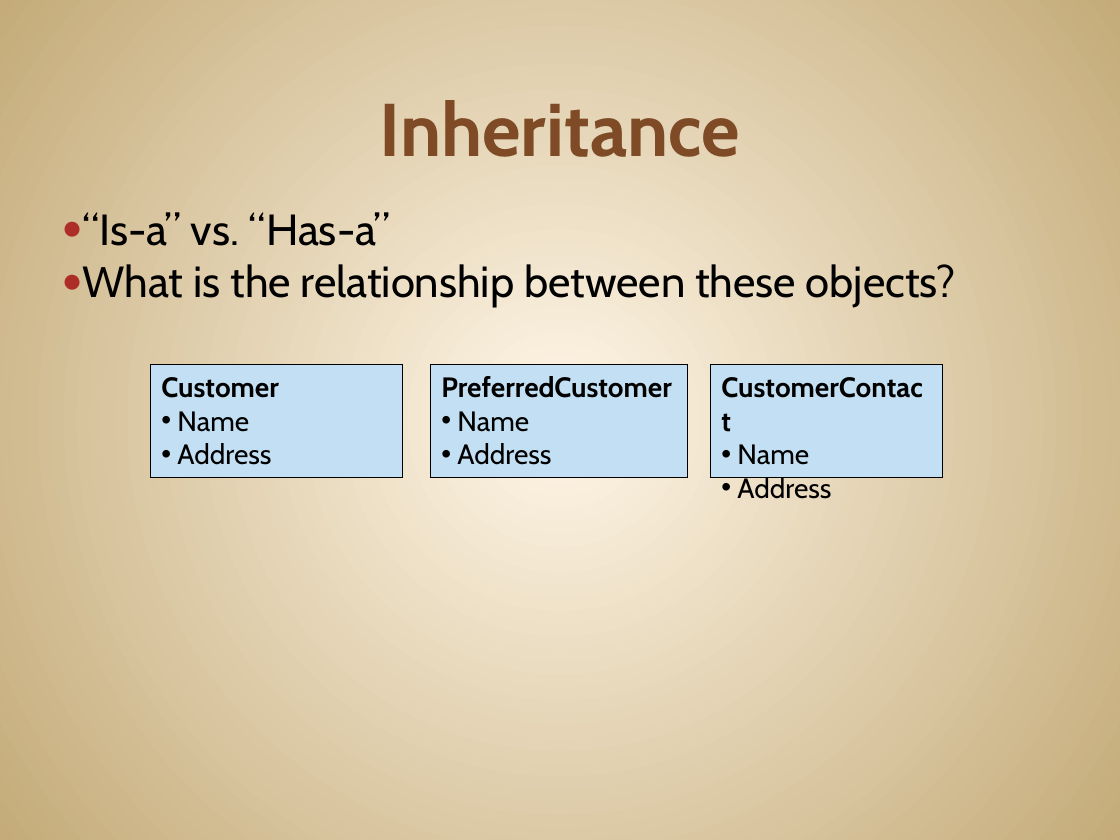
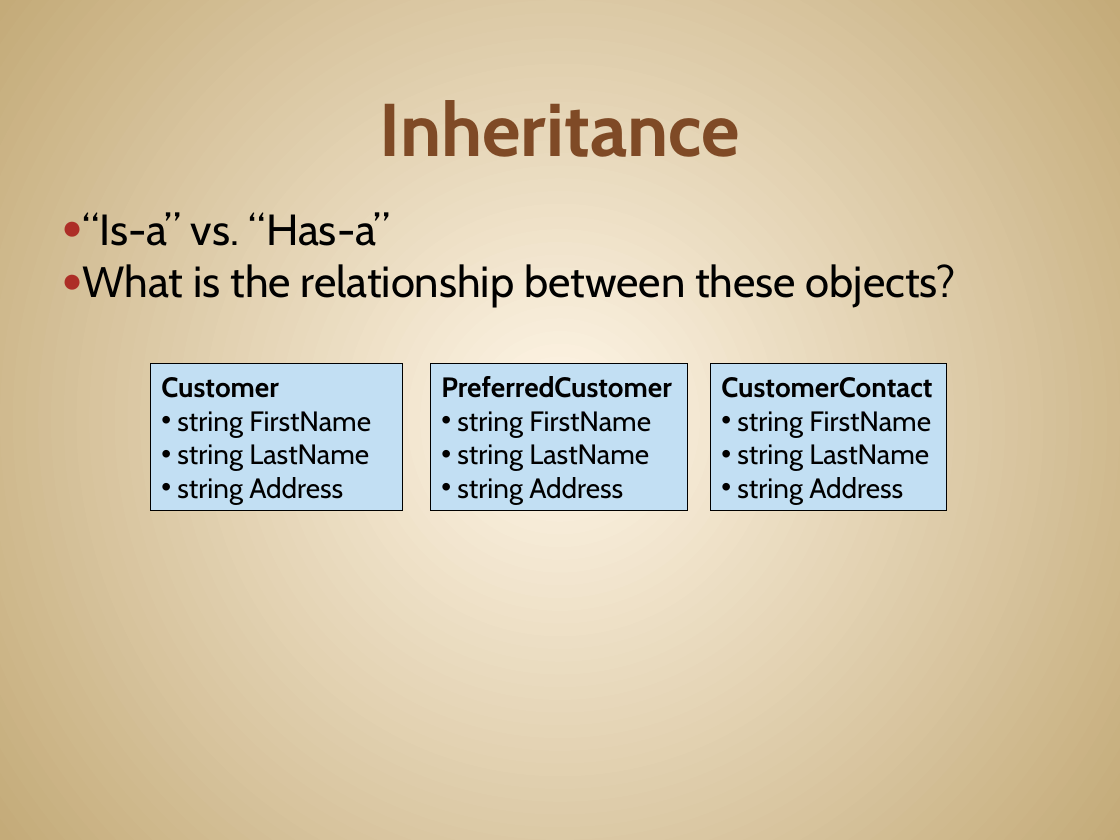
Before and after one commit to JonKruger/oop-solid-sample, a slide deck: slide 21 of slides/OOP-SOLID-CodeMash.pptx (slide 19 before the commit). Drawn at 1120x840 pixels with LibreOffice and Linux fonts; fonts in the diff are those of the drawing. Boxes give left, top, right and bottom in pixels: in the first picture for what was removed or moved away, otherwise in the second. Text is boxed around its words. In the diff, an @@ line names an element or a change of style, - is before the commit and + after.

Commit message:
composition vs. inheritance example done

```diff
--- a/slides/OOP-SOLID-CodeMash.pptx
+++ b/slides/OOP-SOLID-CodeMash.pptx
@@ rectangle "Customer" resized from (x1=150, y1=364, x2=402, y2=477) to (x1=150, y1=364, x2=402, y2=511) @@
@@ rectangle "PreferredCustomer" resized from (x1=430, y1=364, x2=688, y2=477) to (x1=430, y1=364, x2=688, y2=511) @@
@@ rectangle "CustomerContact" resized from (x1=710, y1=364, x2=942, y2=477) to (x1=710, y1=364, x2=946, y2=511) @@
@@ text in rectangle at (x1=177, y1=411, x2=371, y2=504): text changed @@
-• Name
-• Address
+• string FirstName
+• string LastName
+• string Address
@@ text in rectangle at (x1=457, y1=411, x2=651, y2=504): text changed @@
-• Name
-• Address
+• string FirstName
+• string LastName
+• string Address
@@ text in rectangle at (x1=737, y1=411, x2=931, y2=504): text changed @@
-• Name
-• Address
+• string FirstName
+• string LastName
+• string Address
```
Also in this commit, not shown: 1 other slide changed, 10 slides added.
